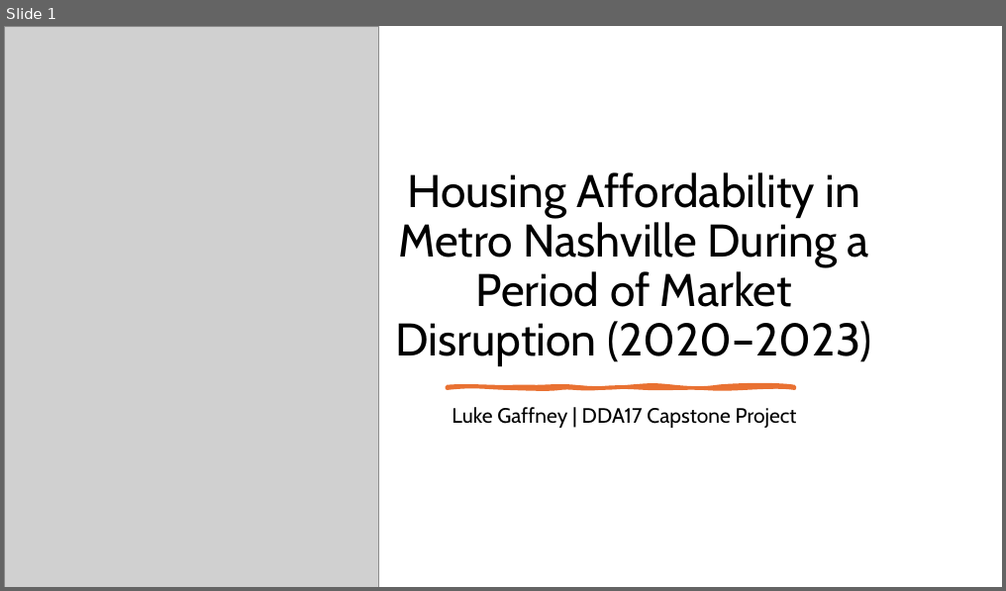
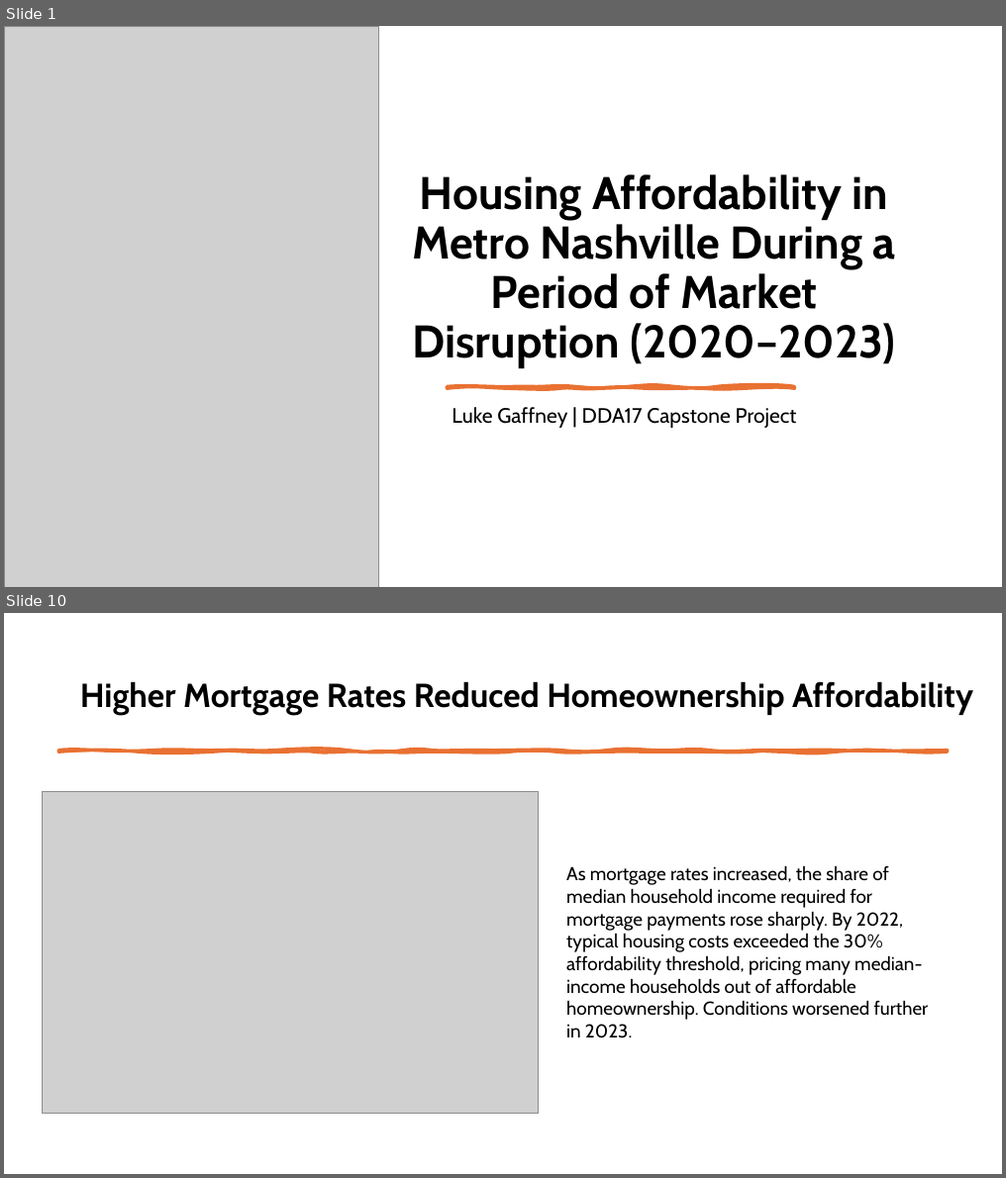
Before and after one commit to lukemgaff/Metro-Nashville-Housing-Affordability-2020-2023, a slide deck: Capstone(Nashville Housing).pptx. Shown one above the other, each under a label of ours: slide 1 before the commit, slides 1 and 10 after it; the slides between them are not shown. The pictures are 1006x591 and 1006x1178 pixels, drawn with LibreOffice and Linux fonts; fonts in the diff are those of the drawing; grey boxes stand for pictures. Boxes give left, top, right and bottom in pixels: in the first picture for what was removed or moved away, otherwise in the second. Text is boxed around its words. In the diff, an @@ line names an element or a change of style, - is before the commit and + after.

```diff
--- a/Capstone(Nashville Housing).pptx
+++ b/Capstone(Nashville Housing).pptx
@@ slide 10 added at <box>4,613,1002,1174</box>, background #FFFFFF @@
@@ title added at <box>80,681,973,715</box>, 32 pt, text #000000, bold @@
+Higher Mortgage Rates Reduced Homeownership Affordability
@@ freeform shape added at <box>58,750,947,752</box>, fill #E97132, outline #E97132 3.25 pt @@
@@ picture added at <box>43,792,539,1113</box> @@
@@ text added at <box>566,865,929,1039</box>, 18 pt, text #000000 @@
+As mortgage rates increased, the share of median household income required for mortgage payments rose sharply. By 2022, typical housing costs exceeded the 30% affordability threshold, pricing many median-income households out of affordable homeownership. Conditions worsened further in 2023.
@@ slide 1 changed as well @@
@@ title "Housing Affordability in Metro Nashville ...": place and size @@
-title "Housing Affordability in Metro Nashville ..." at <box>396,173,872,367</box>
+title "Housing Affordability in Metro Nashville ..." at <box>412,174,896,368</box>
@@ title "Housing Affordability in Metro Nashville ..." at <box>412,174,896,368</box>: bold on @@
```
Also in this commit, not shown: 10 other slides changed, 2 other slides added, 2 slides removed, 12 other files.
